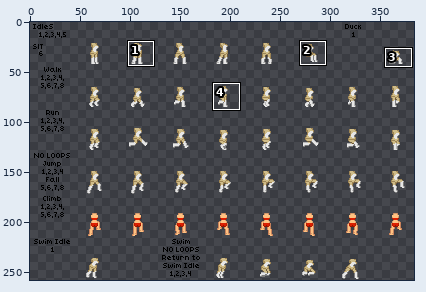
Edited in one commit: sprite sheet (humanoid/fenerox/femalebody.png). Above: a wide view before the commit, with the close-up outlined.
Close-up. Old version:
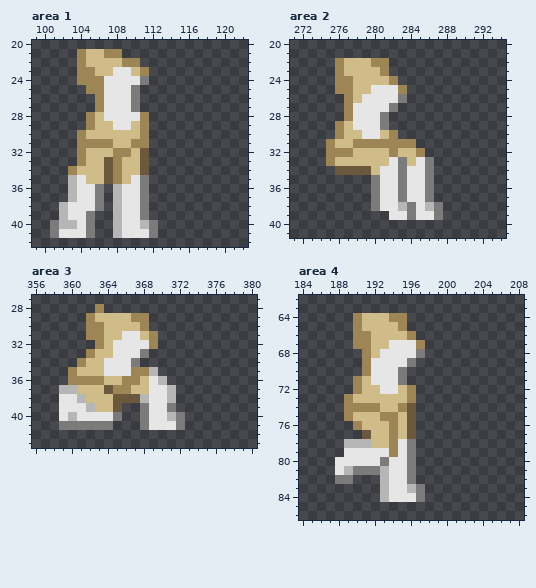
The file is 387x258 pixels. Shown: area 1: x 99..122, y 20..42; area 2: x 271..294, y 20..41; area 3: x 356..380, y 27..43; area 4: x 184..208, y 62..86. The wide view leaves out empty margins. The commit also changed other parts of the picture, which this record leaves out.
And afterwards:
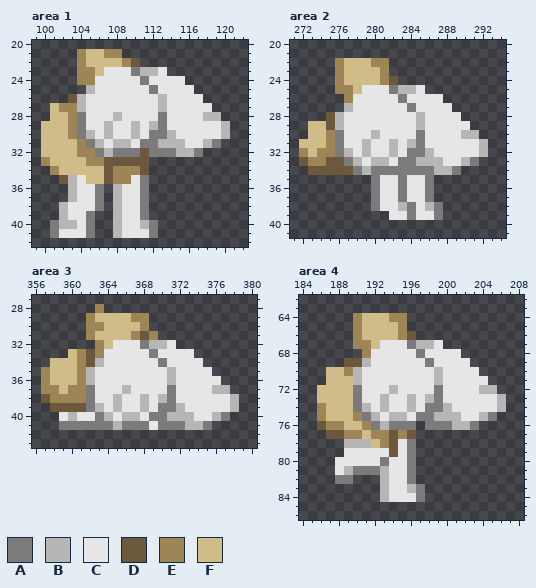
Palette (. is transparent): A #7b7b7b  B #b6b6b6  C #e6e6e6  D #6b583d  E #9e8555  F #cfbc88
The edit:
Changed rows in their new state; - is an unchanged pixel.
Area 1:
first column x 100:
22 ----------D----------
23 -------C--ABBC-------
24 ------C-----CCCC-----
25 -----BC---CCACCCC----
26 ---DBCC---CCCBCCCC---
27 -FEEBCC---CCCBCCCCC--
28 -FFEACC-B--CCACCCCBB-
29 FFFEACCB--BCBACCCCCCB
30 FFFEABCBCCBCAABCCCCCB
31 FFFF-ABCBBCAABBBCCBA-
32 FFFF-EABAAA-AAABBA---
33 EFFFFEE-DDD----------
34 -EFF-----EE----------
35 --D------E-----------
Area 2:
first column x 272:
24 -----F---ED----------
25 -------C--ABBC-------
26 ------C-----CCCC-----
27 -----B----CCACCCC----
28 ---DBC---CCCCBCCCC---
29 -FFDBC---CCCCBCCCCC--
30 -FFEACC-BCCCCACCCCBB-
31 FFF-ACCBCCBCBACCCCCCB
32 EFE-ABCBCCBCAABCCCCCB
33 DEEDDABCBB--ABBBCCBA-
34 -DDD--ABAAA-AA-BBA---
Area 3:
first column x 357:
31 ------F--FED----------
32 -----------ABBC-------
33 ---FEDEC---CACCCC-----
34 -FFF-DB---CCCACCCC----
35 EFFFEBC---CCCCBCCCC---
36 EFFF-BCCCCCC-CBCCCCC--
37 EEFEEACCCBCC--ACCCCBB-
38 DEEEEACCBCC--BACCCCCCB
39 -DDDDABCBCCB-A-BCCCCCB
40 ------ABCBBCAA-BBCCBA-
41 --------BAA--AA-BBA---
Area 4:
first column x 186:
66 -----F---ED----------
67 -------C--ABBC-------
68 ------C-----CCCC-----
69 ---DDB----CCACCCC----
70 -FFEBC---CCCCBCCCC---
71 -FFFBC---CCCCBCCCCC--
72 FFFFACC-BCCCCACCCCBB-
73 FFFFACCBCCBCBACCCCCCB
74 EFFFABCBCCBCAABCCCCCB
75 EFFFEABCBBCAABBBCCBA-
76 DEEFFEABAAA-AAABBA---
77 -DDEEFEEDE-----------
78 -------ED------------
79 --------D------------
